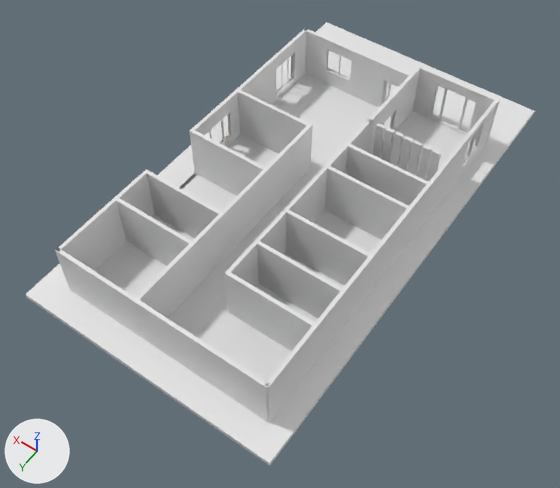
Two versions of the Blender file 1_CAD/1_HOME/BLENDER/House_Option-2_From_Blender.blend, one commit apart.
Before and after are seen from a 50 mm lens placed at (-10.3, 37.8, 36.1), pointed at (6.5, 14.3, -0.9). The axes (+X, +Y, +Z) are drawn at lower left. The lights are the same throughout.

Names of what the first picture shows: 'Foundation', 'Wall-1', 'Wall-10', 'Wall-11', 'Wall-12', 'Wall-13', 'Wall-14', 'Wall-18', 'Wall-2', 'Wall-3', 'Wall-5', 'Wall-8'.
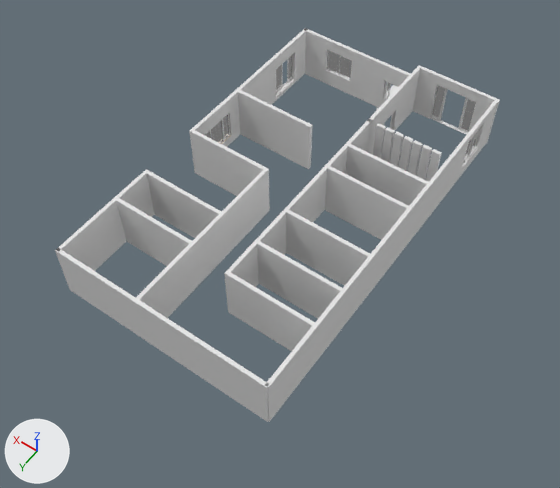
Pixel boxes (x1, y1, x2, y2) of what changed, in the pictures (560 x 488 px):
'Foundation', hidden
    before: (25, 22, 534, 466)
part 2 of me_cube_018, cut back
    before: (266, 126, 310, 210)
    after: (306, 126, 310, 169)

What changed in the scene script:
```text
Change me_cube_005:
    where me_cube_005.from_pydata(...)  # 72 vertices, 55 faces, 1 loose edge; spans x -0.63..0.4, y -0.3..0.3, z -0.3..3.35
    used by ob_wall_5; location = (13.73, 15.31, 0.3); rotation_euler = (0.0, 0.0, 1.571), in degrees (0, 0, 90); scale = (22.6, 0.375, 1.0)
    verts and faces of me_cube_005; kept vertices keep their numbers, new ones are numbered from 72
    before: 48 (-0.09, -0.3, -0.3), 49 (-0.09, 0.3, -0.3), 50 (-0.09, 0.3, 0.3), 51 (-0.09, -0.3, 0.3), 54 (0.08, -0.3, -0.3)
    before: 55 (0.08, 0.3, -0.3), 56 (0.08, 0.3, 0.3), 57 (0.08, -0.3, 0.3), 60 (-0.09, -0.3, 0.3), 61 (0.08, -0.3, 0.3)
    before: 62 (-0.09, -0.3, -0.3), 63 (0.08, -0.3, -0.3), 68 (0.08, 0.3, 0.3), 69 (-0.09, 0.3, 0.3), 70 (-0.09, 0.3, -0.3)
    before: 71 (0.08, 0.3, -0.3)
    me_cube_005 part 1
    add delete_faces([(48, 54, 57, 61, 63, 62, 60, 51), (48, 49, 55, 54), (49, 50, 69, 70, 71, 68, 56, 55)])
    add edges += [(60, 62), (68, 71), (69, 70)]
Change me_cube_018:
    where me_cube_018.from_pydata(...)  # 36 vertices, 33 faces; spans x -0.3..0.3, y -0.73..0.3, z -0.3..3.35
    used by ob_wall_18; location = (8.25, 19.59, 0.3); scale = (0.375, 15.0, 1.0)
    verts and faces of me_cube_018; kept vertices keep their numbers, new ones are numbered from 36
    before: 12 (-0.3, -0.43, -0.3), 13 (-0.3, -0.43, 0.3), 14 (0.3, -0.43, 0.3), 15 (0.3, -0.43, -0.3), 16 (0.3, -0.43, 3.35)
    before: 17 (-0.3, -0.43, 3.35), 24 (-0.3, -0.71, 0.3), 25 (-0.3, -0.71, 3.35), 26 (0.3, -0.71, 3.35), 27 (0.3, -0.71, -0.3)
    before: 28 (-0.3, -0.71, -0.3), 29 (0.3, -0.71, 0.3)
    me_cube_018 part 2
    add delete_faces([(14, 29, 27, 15), (14, 16, 26, 29), (12, 28, 24, 13), (12, 15, 27, 28), (13, 24, 25, 17), (16, 17, 25, 26)])
    add faces += [(12, 15, 14, 16, 17, 13), (24, 25, 26, 29, 27, 28)]
Change ob_foundation:
    add ob_foundation.hide_set(True)
```
